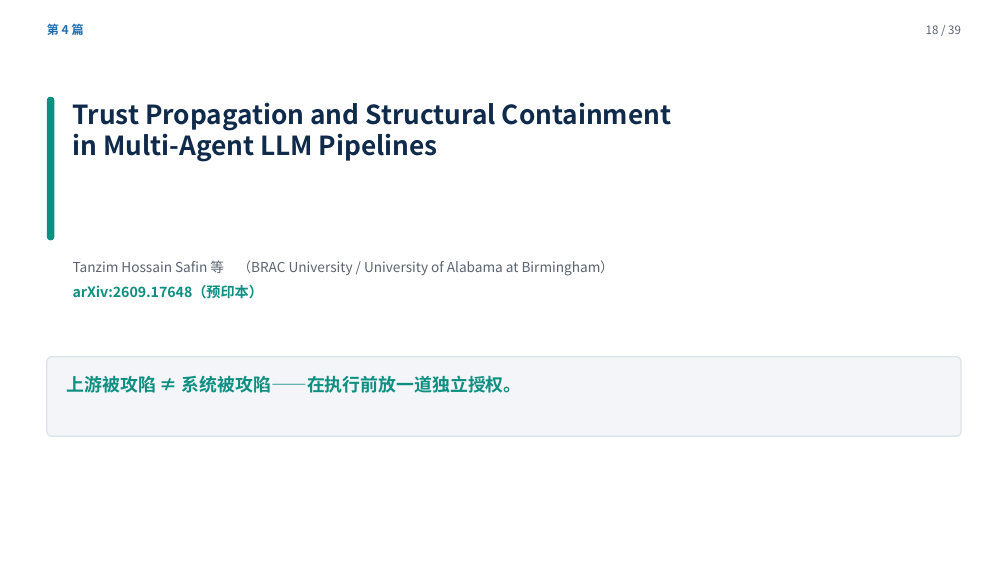
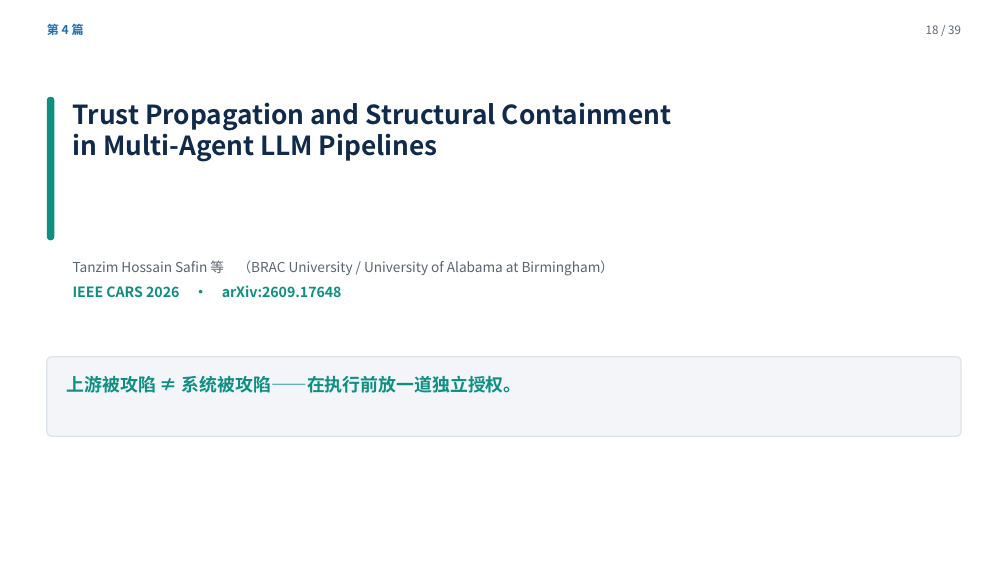
Before and after one commit to yiiiiiii1/multi-agent-remote-sensing, a slide deck: slide 18 of 阶段2-卫星多智能体防御/presentations/卫星多智能体安全调研汇报.pptx. Drawn at 1008x567 pixels with LibreOffice and Linux fonts; fonts in the diff are those of the drawing. Boxes give left, top, right and bottom in pixels: in the first picture for what was removed or moved away, otherwise in the second. Text is boxed around its words. In the diff, an @@ line names an element or a change of style, - is before the commit and + after.

Commit message:
核完八篇出处：A2 实为 IEEE CARS 2026（原来误标预印本），其余无误；八篇 = 5 正式 + 1 workshop + 2 预印本；补出处核验表与引用规矩

```diff
--- a/阶段2-卫星多智能体防御/presentations/卫星多智能体安全调研汇报.pptx
+++ b/阶段2-卫星多智能体防御/presentations/卫星多智能体安全调研汇报.pptx
@@ text at (73,285,342,297): text changed @@
-arXiv:2609.17648（预印本）
+IEEE CARS 2026 · arXiv:2609.17648
```
Also in this commit, not shown: 1 other slide changed, 3 other files.
